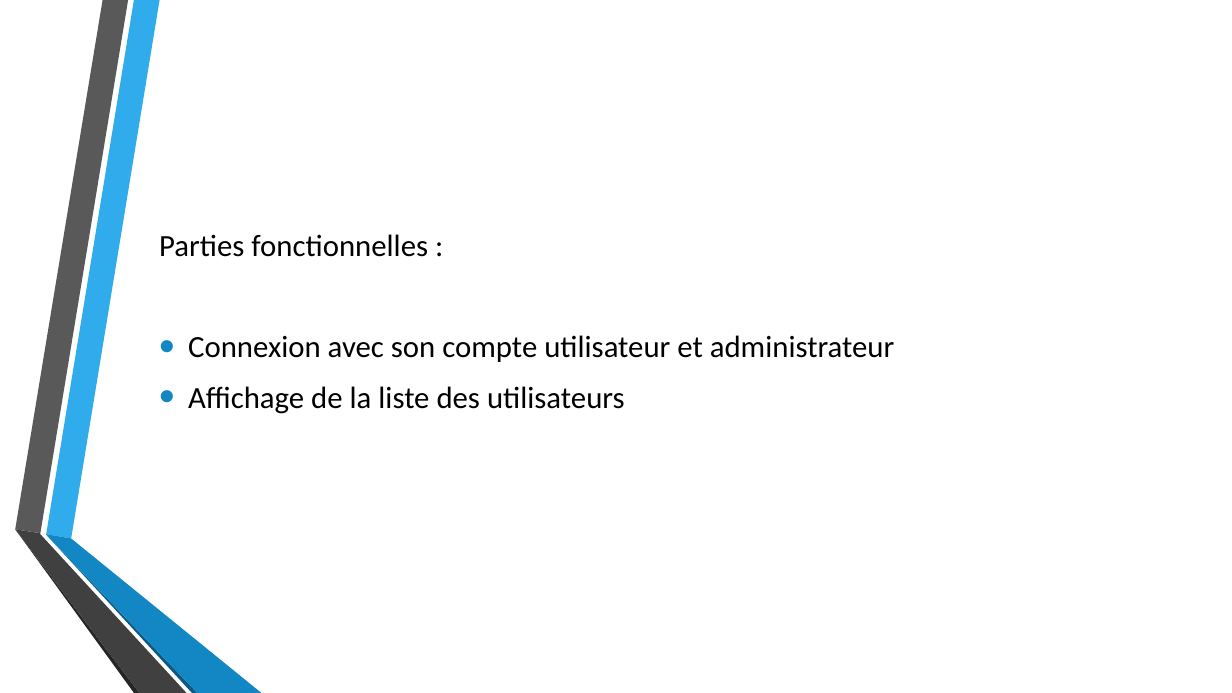
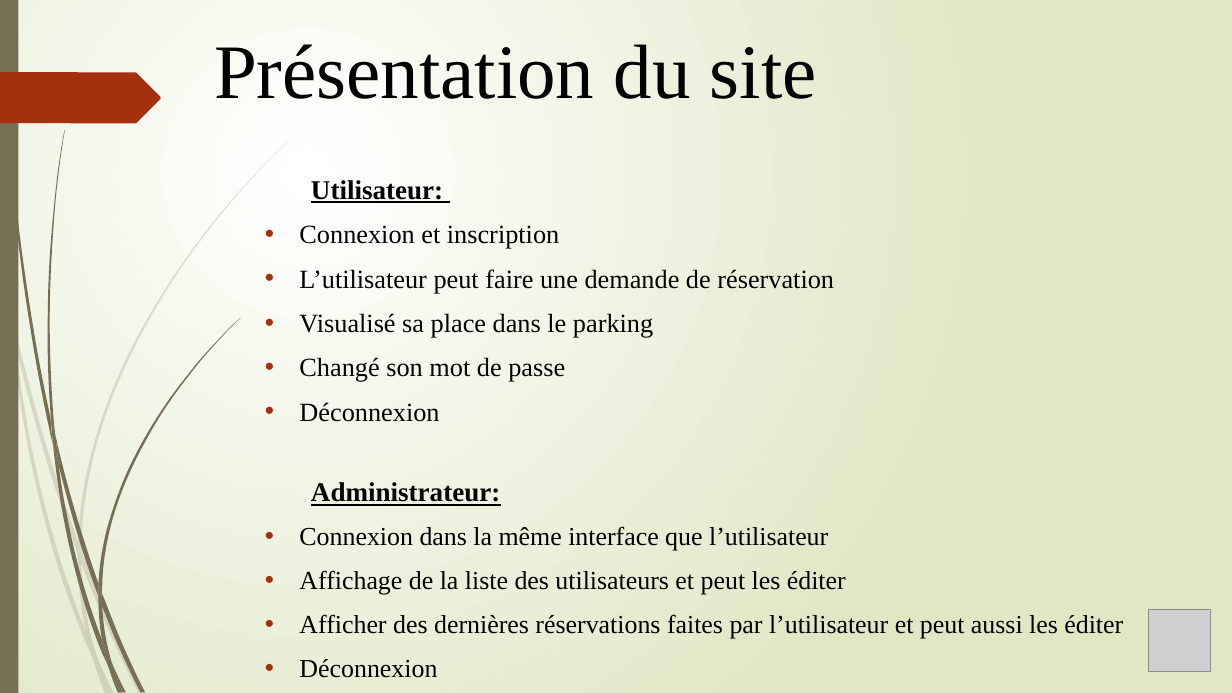
Before and after one commit to PaulGoncalves/ProjetParking, a slide deck: slide 7 of PPE Park’in.pptx (slide 9 before the commit). Drawn at 1232x693 pixels with LibreOffice and Linux fonts; fonts in the diff are those of the drawing; grey boxes stand for pictures; background and template pictures are left out. Boxes give left, top, right and bottom in pixels: in the first picture for what was removed or moved away, otherwise in the second. Text is boxed around its words. In the diff, an @@ line names an element or a change of style, - is before the commit and + after.

```diff
--- a/PPE Park’in.pptx
+++ b/PPE Park’in.pptx
@@ background picture (left out) to gradient #FFFFFF to #DFE8C4 @@
@@ rectangle added at (0, 0, 18, 693), fill #766F54 @@
@@ freeform shape removed at (46, 0, 160, 539) @@
@@ text added at (214, 44, 817, 99), 60 pt, text #000000 @@
+Présentation du site
@@ freeform shape added at (0, 72, 161, 123), fill #A53010 @@
@@ freeform shape: place and size @@
-freeform shape at (15, 0, 128, 533)
+freeform shape at (47, 130, 65, 436)
@@ freeform shape at (47, 130, 65, 436): fill #595959 to #766F54 @@
@@ text "Utilisateur:" at (299, 180, 1123, 678): vertical alignment middle to top @@
@@ text at (299, 180, 1123, 678): text changed; size 24 to 20.1 pt; font Calibri to Times New Roman @@
-Parties fonctionnelles :
-• Connexion avec son compte utilisateur et administrateur
-• Affichage de la liste des utilisateurs
+Utilisateur:
+• Connexion et inscription
+• L’utilisateur peut faire une demande de réservation
+• Visualisé sa place dans le parking
+• Changé son mot de passe
+• Déconnexion
+Administrateur:
+• Connexion dans la même interface que l’utilisateur
+• Affichage de la liste des utilisateurs et peut les éditer
+• Afficher des dernières réservations faites par l’utilisateur et peut aussi les éditer
+• Déconnexion
@@ freeform shape removed at (15, 530, 186, 693) @@
@@ freeform shape removed at (46, 534, 262, 693) @@
@@ freeform shape: place and size @@
-freeform shape at (15, 530, 139, 693)
+freeform shape at (78, 554, 97, 657)
@@ freeform shape at (78, 554, 97, 657): fill #262626 to #766F54 at 20% opacity @@
@@ freeform shape: place and size @@
-freeform shape at (46, 535, 198, 693)
+freeform shape at (81, 551, 143, 693)
@@ freeform shape at (81, 551, 143, 693): fill #0C5A82 to #766F54 at 20% opacity @@
@@ picture added at (1149, 610, 1211, 672) @@
@@ group added at (0, 141, 288, 693): 8 freeform shapes @@
@@ group added at (3, 0, 240, 693): 11 freeform shapes @@
```
Also in this commit, not shown: 4 other slides changed, 8 slides added, 5 slides removed.
